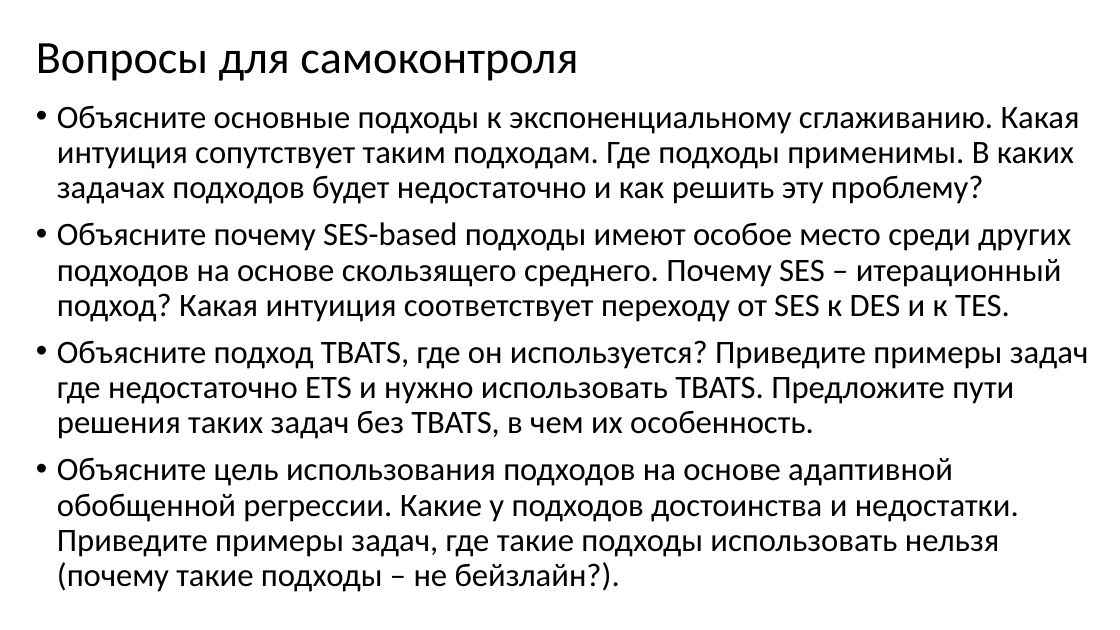
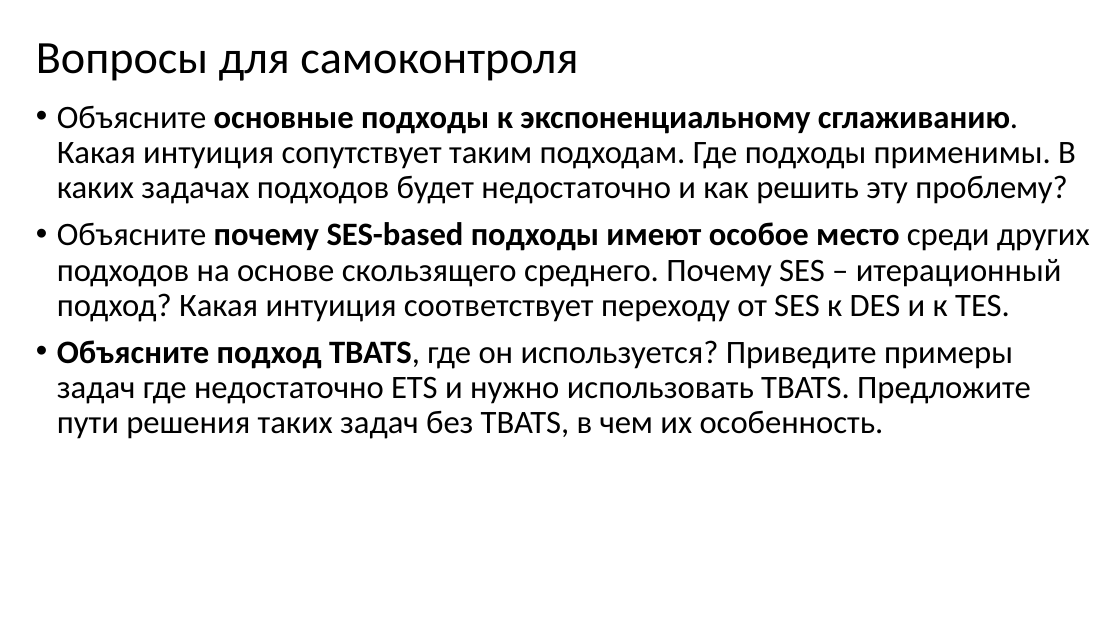
Before and after one commit to MVRonkin/TimeSeriesCourse, a slide deck: slide 25 of Last/LEC/03-1_ExpSmooth.pptx (slide 30 before the commit). Drawn at 1120x630 pixels with LibreOffice and Linux fonts; fonts in the diff are those of the drawing. Boxes give left, top, right and bottom in pixels: in the first picture for what was removed or moved away, otherwise in the second. Text is boxed around its words. In the diff, an @@ line names an element or a change of style, - is before the commit and + after.

```diff
--- a/Last/LEC/03-1_ExpSmooth.pptx
+++ b/Last/LEC/03-1_ExpSmooth.pptx
@@ text "Объясните основные подходы к экспоненциальному ..." at box(57, 105, 1090, 439): bold on in "основные подходы к экспоненциальному сглаживанию.", "почему SES-based подходы имеют особое место", "Объясните подход TBATS," @@
@@ text at box(57, 457, 1019, 592): paragraph removed @@
-• Объясните цель использования подходов на основе адаптивной обобщенной регрессии. Какие у подходов достоинства и недостатки. Приведите примеры задач, где такие подходы использовать нельзя (почему такие подходы – не бейзлайн?).
```
Also in this commit, not shown: 1 other slide changed, 5 slides removed, 13 other files.
